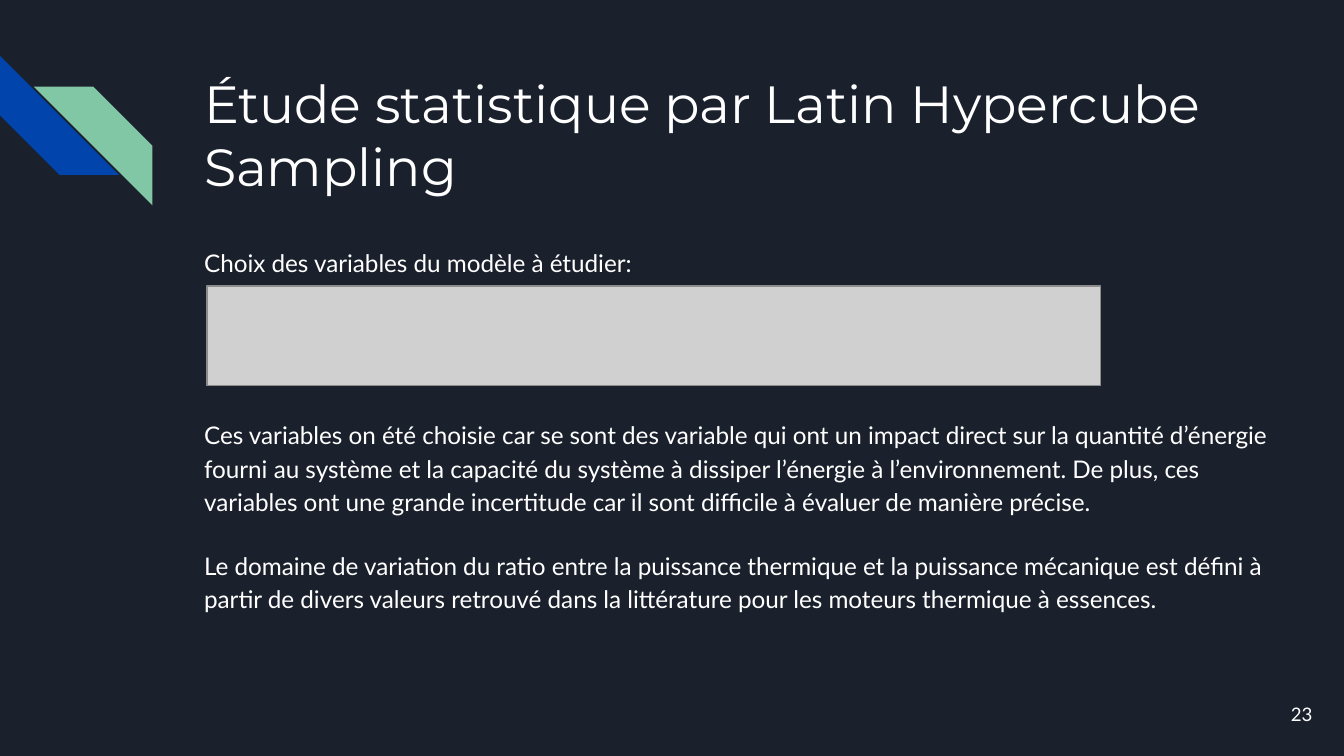
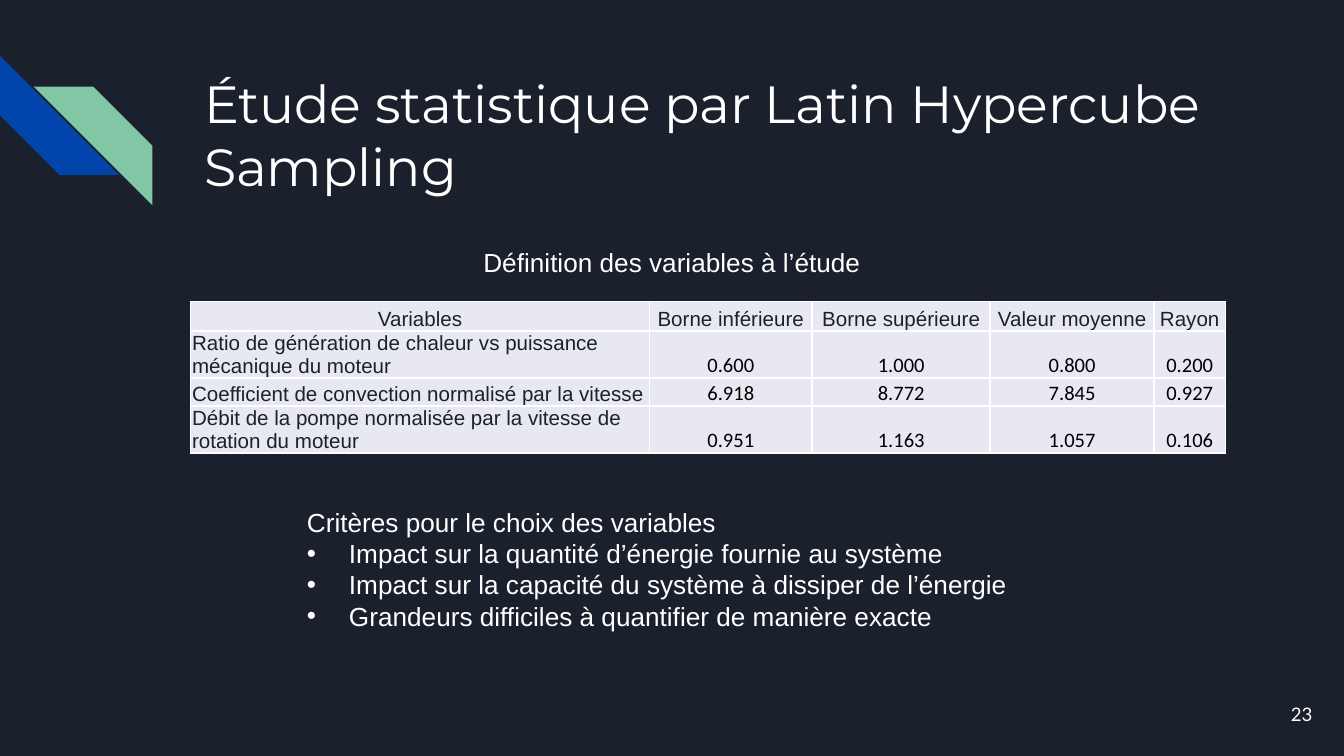
Before and after one commit to Luckabarbeau/Final_projet_mec8211, a slide deck: slide 23 of Presentation-projet-de-session.pptx. Drawn at 1344x756 pixels with LibreOffice and Linux fonts; fonts in the diff are those of the drawing; grey boxes stand for pictures. Boxes give left, top, right and bottom in pixels: in the first picture for what was removed or moved away, otherwise in the second. Text is boxed around its words. In the diff, an @@ line names an element or a change of style, - is before the commit and + after.

```diff
--- a/Presentation-projet-de-session.pptx
+++ b/Presentation-projet-de-session.pptx
@@ text removed at [204, 254, 632, 272] @@
-Choix des variables du modèle à étudier:
@@ text added at [483, 252, 860, 273], 14 pt, text #FFFFFF @@
+Définition des variables à l’étude
@@ picture removed at [207, 286, 1101, 386] @@
@@ table added at [191, 301, 1224, 460], 4 rows, 5 columns @@
+Variables | Borne inférieure | Borne supérieure | Valeur moyenne | Rayon
+Ratio de génération de chaleur vs puissance mécanique du moteur | 0.600 | 1.000 | 0.800 | 0.200
+Coefficient de convection normalisé par la vitesse | 6.918 | 8.772 | 7.845 | 0.927
+Débit de la pompe normalisée par la vitesse de rotation du moteur | 0.951 | 1.163 | 1.057 | 0.106
@@ text removed at [204, 425, 1267, 612] @@
-Ces variables on été choisie car se sont des variable qui ont un impact direct sur la quantité d’énergie fourni au système et la capacité du système à dissiper l’énergie à l’environnement. De plus, ces variables ont une grande incertitude car il sont difficile à évaluer de manière précise.
-Le domaine de variation du ratio entre la puissance thermique et la puissance mécanique est défini à partir de divers valeurs retrouvé dans la littérature pour les moteurs thermique à essences.
@@ text added at [307, 512, 1006, 632], 14 pt, text #FFFFFF @@
+Critères pour le choix des variables
+• Impact sur la quantité d’énergie fournie au système
+• Impact sur la capacité du système à dissiper de l’énergie
+• Grandeurs difficiles à quantifier de manière exacte
```
Also in this commit, not shown: 12 other slides changed, 2 other files.
